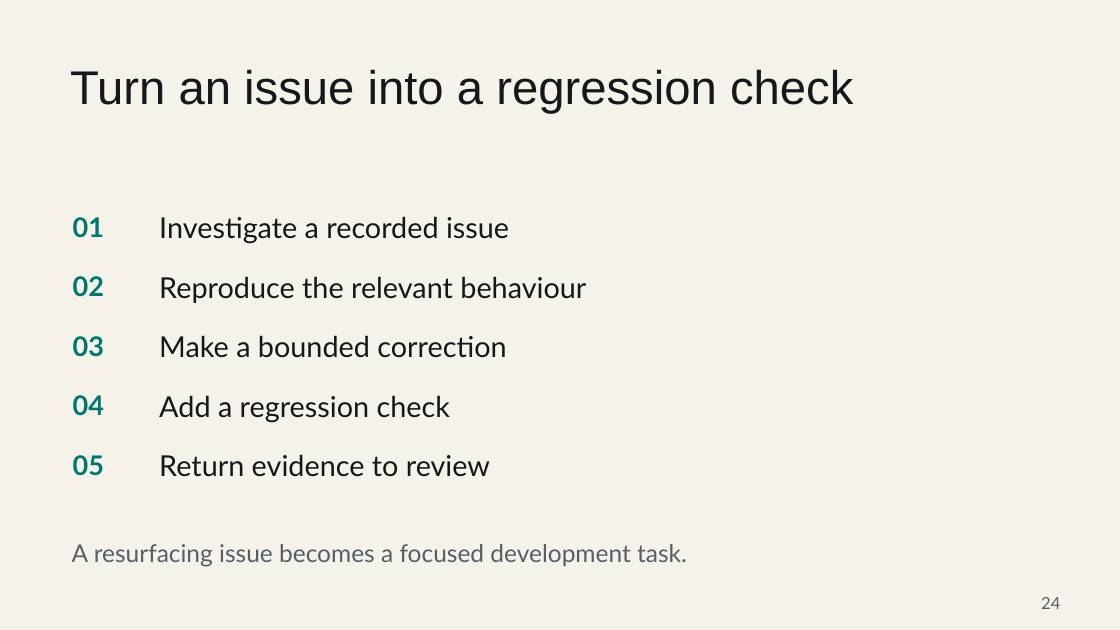
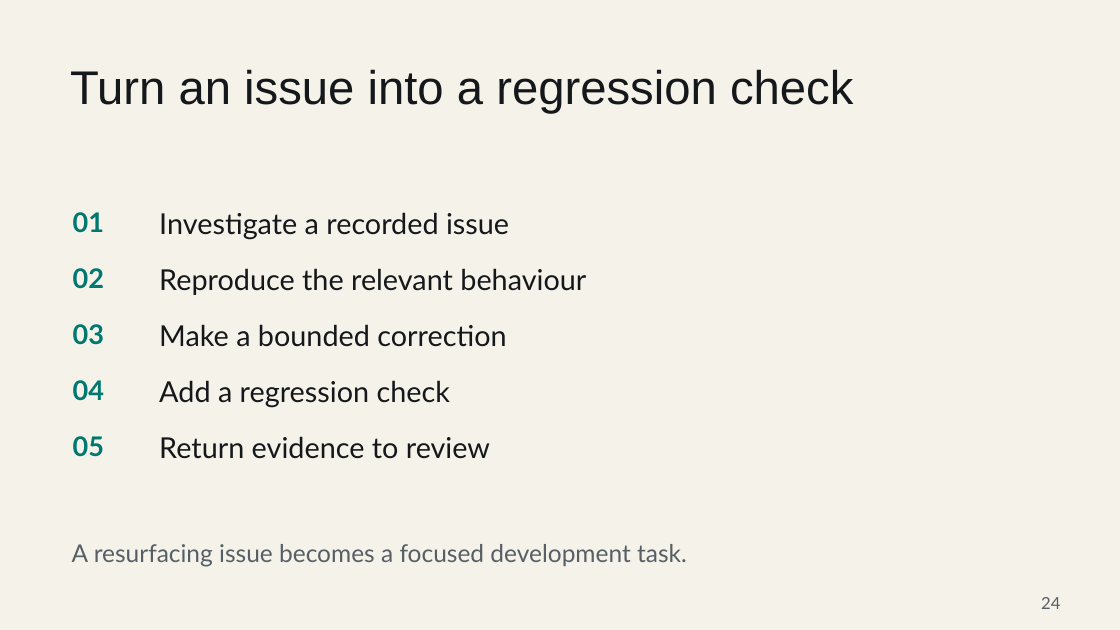
Before and after one commit to JohnAdib/mradib.com, a slide deck: slide 24 of resources/talks/beyond-the-qa-bottleneck.pptx. Drawn at 1120x630 pixels with LibreOffice and Linux fonts; fonts in the diff are those of the drawing. Boxes give left, top, right and bottom in pixels: in the first picture for what was removed or moved away, otherwise in the second. Text is boxed around its words. In the diff, an @@ line names an element or a change of style, - is before the commit and + after.

```diff
--- a/resources/talks/beyond-the-qa-bottleneck.pptx
+++ b/resources/talks/beyond-the-qa-bottleneck.pptx
@@ text "01": place and size @@
-text "01" at [73, 217, 104, 238]
+text "01" at [73, 212, 104, 233]
@@ text "Investigate a recorded issue": place and size @@
-text "Investigate a recorded issue" at [159, 216, 509, 244]
+text "Investigate a recorded issue" at [159, 212, 509, 240]
@@ 4 texts: place and size @@
-4 texts at [73, 276, 586, 358]
+4 texts at [73, 268, 586, 347]
@@ text "04": place and size @@
-text "04" at [73, 395, 104, 416]
+text "04" at [73, 380, 104, 401]
@@ text "Add a regression check": place and size @@
-text "Add a regression check" at [159, 395, 450, 423]
+text "Add a regression check" at [159, 380, 450, 408]
@@ text "05": place and size @@
-text "05" at [73, 455, 104, 476]
+text "05" at [73, 436, 104, 457]
@@ text "Return evidence to review": place and size @@
-text "Return evidence to review" at [159, 454, 490, 477]
+text "Return evidence to review" at [159, 436, 490, 459]
```
Also in this commit, not shown: 22 other slides changed, 6 other files.
